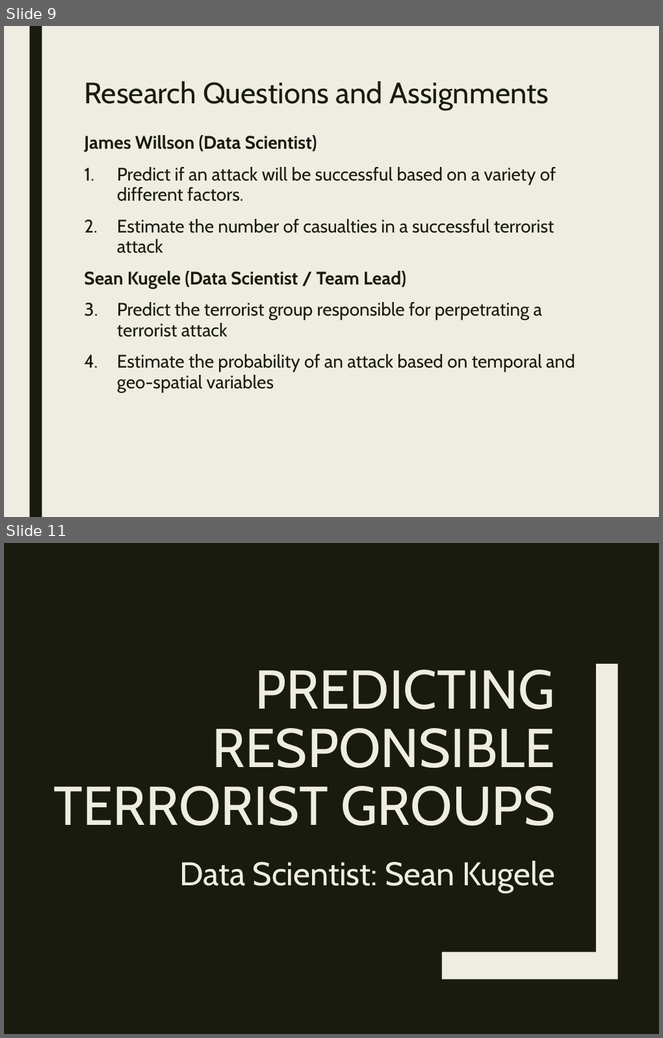
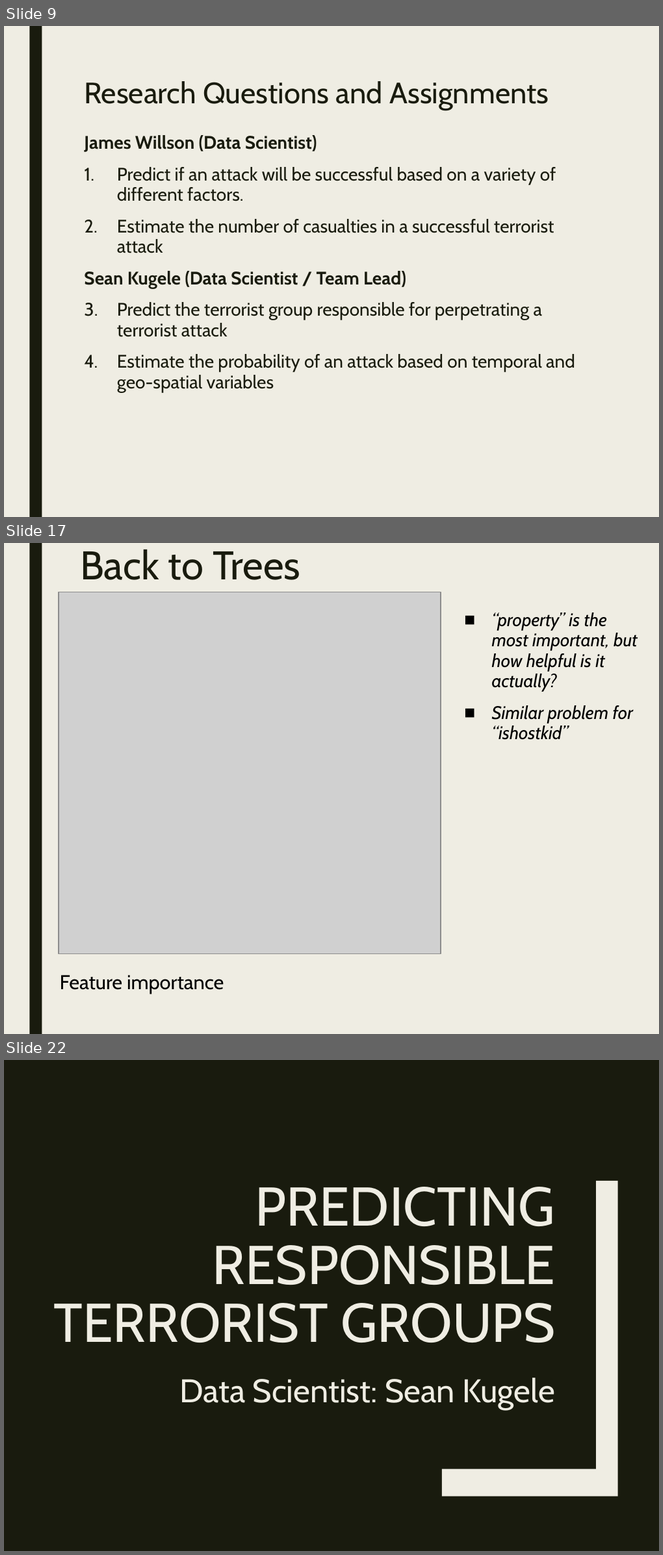
Before and after one commit to stats-learning-fall2019/final-project, a slide deck: presentation/gtdb-final-presentation.pptx. Shown one above the other, each under a label of ours: slides 9 and 11 before the commit, slides 9, 17 and 22 after it; the slides between them are not shown. The pictures are 663x1038 and 663x1555 pixels, drawn with LibreOffice and Linux fonts; fonts in the diff are those of the drawing; grey boxes stand for pictures. Boxes give left, top, right and bottom in pixels: in the first picture for what was removed or moved away, otherwise in the second. Text is boxed around its words. In the diff, an @@ line names an element or a change of style, - is before the commit and + after.

```diff
--- a/presentation/gtdb-final-presentation.pptx
+++ b/presentation/gtdb-final-presentation.pptx
@@ slide 17 added at box(4, 543, 659, 1034), background #EFEDE3; not listed: 1 template element that a slide beside it also shows @@
@@ title added at box(80, 549, 300, 580), 44 pt, text #191B0E @@
+Back to Trees
@@ picture added at box(59, 592, 440, 954) @@
@@ text added at box(492, 613, 638, 740), 20 pt, text #000000, italic @@
+■ “property” is the most important, but how helpful is it actually?
+■ Similar problem for “ishostkid”
@@ text added at box(60, 975, 224, 994), 22 pt, text #000000 @@
+Feature importance
@@ what was slide 11 is now slide 22 @@
```
Also in this commit, not shown: 11 other slides added, 1 slide removed, 16 other files.
